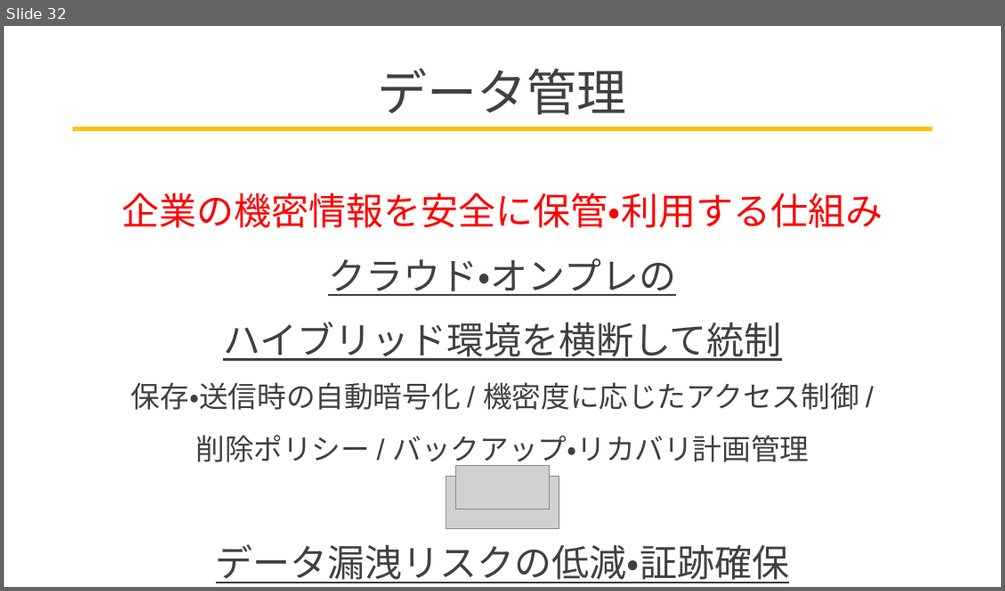
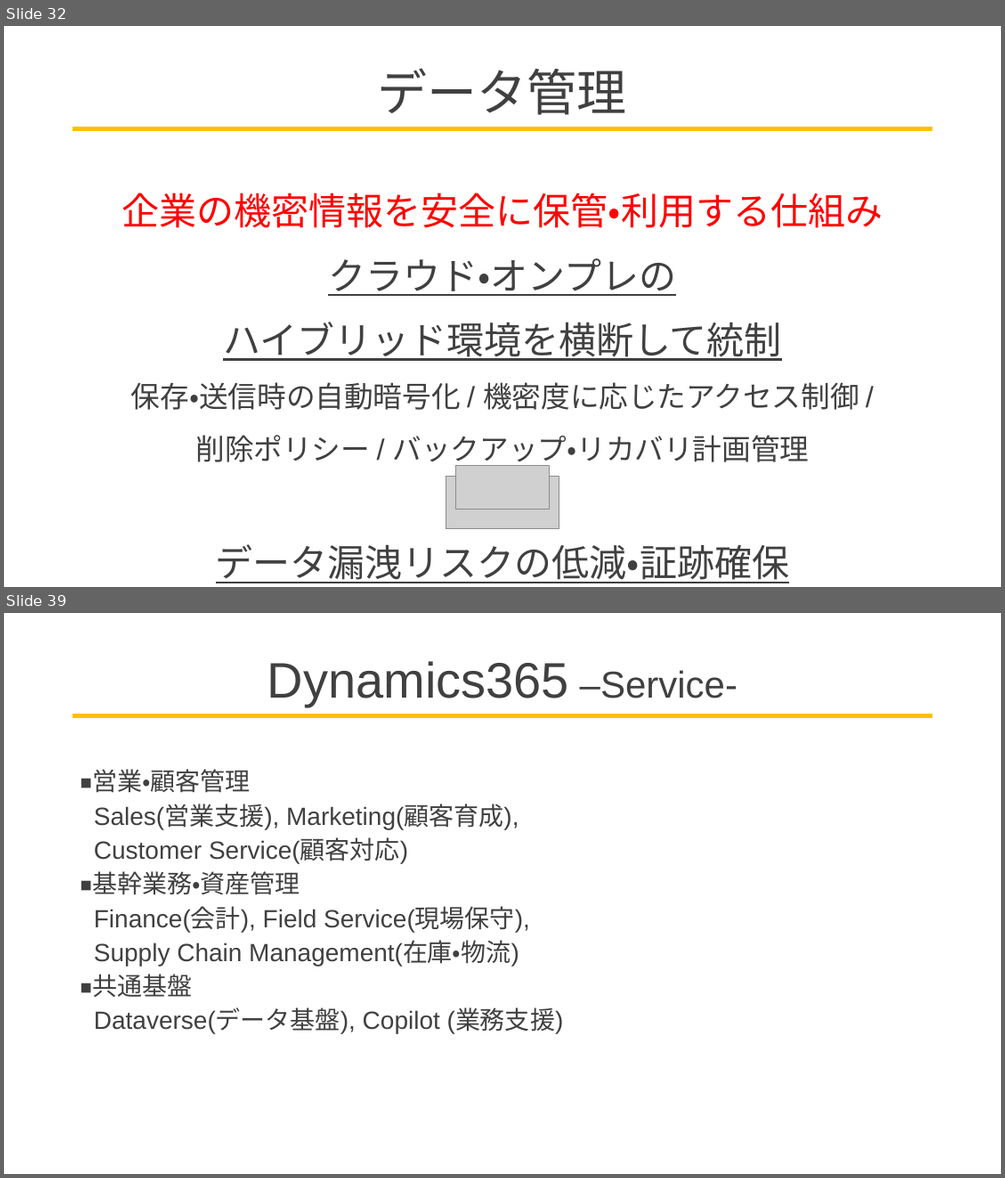
Before and after one commit to AeolusSoul/memo, a slide deck: 1-MSとは.pptx. Shown one above the other, each under a label of ours: slide 32 before the commit, slides 32 and 39 after it; the slides between them are not shown. The pictures are 1005x591 and 1005x1178 pixels, drawn with LibreOffice and Linux fonts; fonts in the diff are those of the drawing; grey boxes stand for pictures. Boxes give left, top, right and bottom in pixels: in the first picture for what was removed or moved away, otherwise in the second. Text is boxed around its words. In the diff, an @@ line names an element or a change of style, - is before the commit and + after.

```diff
--- a/1-MSとは.pptx
+++ b/1-MSとは.pptx
@@ slide 39 added at [4,613,1001,1174], background #FFFFFF; not listed: 1 template element that a slide beside it also shows @@
@@ title added at [267,661,737,706], 48 pt, text #404040 @@
+Dynamics365 –Service-
@@ text added at [92,769,564,1034], 24 pt, text #404040 @@
+◾️営業・顧客管理
+Sales(営業支援), Marketing(顧客育成),
+Customer Service(顧客対応)
+◾️基幹業務・資産管理
+Finance(会計), Field Service(現場保守),
+Supply Chain Management(在庫・物流)
+◾️共通基盤
+Dataverse(データ基盤), Copilot (業務支援)
```
Also in this commit, not shown: 3 slides changed, 19 other slides added, 1 slide removed.
